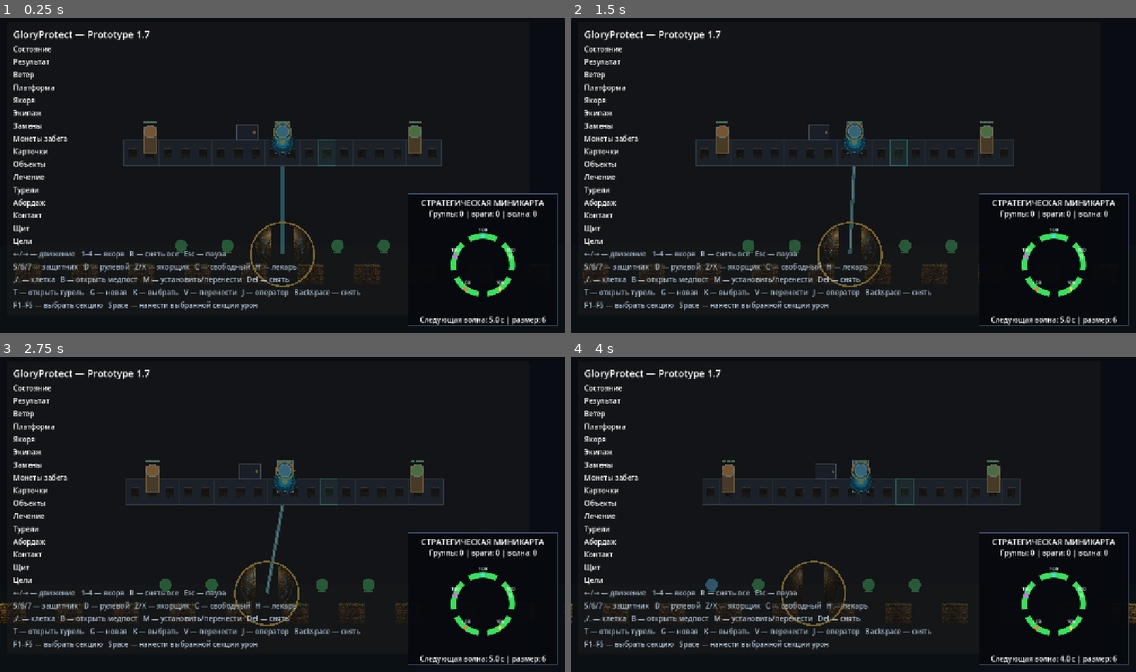
Above: before the commit, frames 1-4 (two rows, left to right).
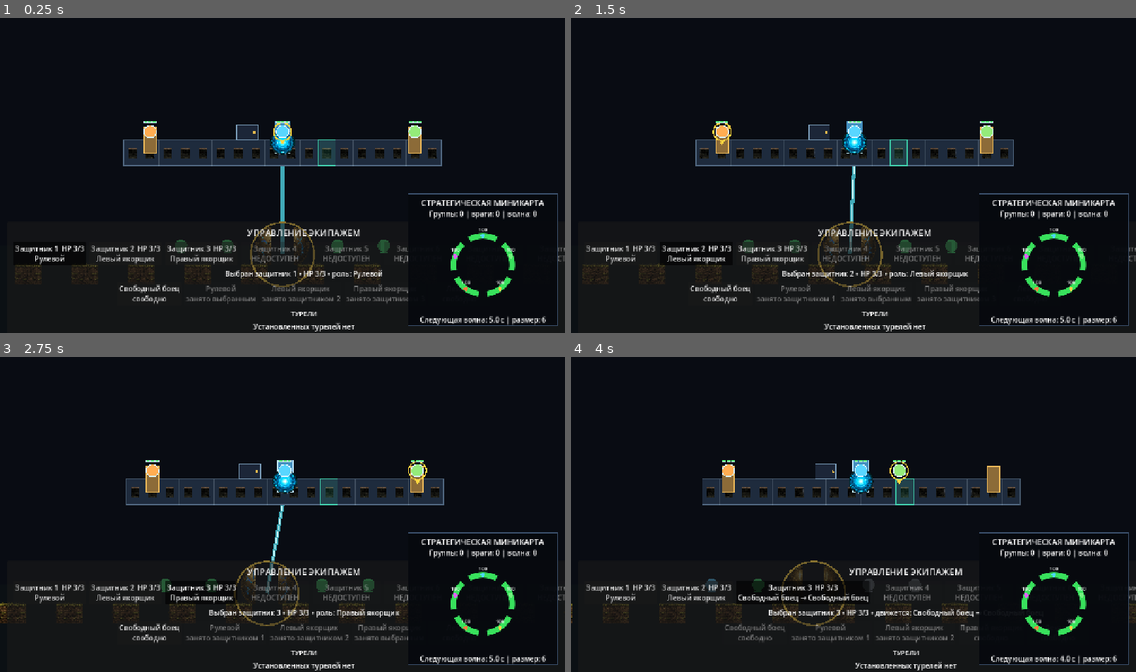
Above: after the commit, the same moments.

Repository: bageus/GloryProtect
Game: Godot game, scene res://scenes/game/game_root_with_flyers.tscn
The game is run twice, just before and just after one commit, with the same random seed, the same clock (stepped at 60 frames per second) and the same inputs.
Inputs (mouse positions are in pixels of both pictures, inside the frame that each line leads up to):
- Up to frame 1 (0.25 s): no input
- Up to frame 2 (1.5 s): click (621, 254) at 0.5 s, where only the run after the commit has a clickable "Защитник 1 HP 3/3 Рулевой"; click (695, 254) at 1.25 s, where only the run after the commit has a clickable "Защитник 2 HP 3/3 Левый якорщ…"
- Up to frame 3 (2.75 s): click (203, 593) at 2 s, where only the run after the commit has a clickable "Защитник 3 HP 3/3 Правый якор…"
- Up to frame 4 (4 s): click (717, 634) at 2.75 s, where only the run after the commit has a clickable "Свободный боец свободно"; tap Enter (ui_accept) at 3.5, 3.77 s; move the mouse to (977, 498) at 3.52 s; hold Right (ui_right) from 3.53 s (still down); tap 1 at 3.6 s; click (977, 498) at 3.67 s

The runs differ from the first frame. In frame 1, 8.4% of the frame differs, in the area x 2-100%, y 3-100%; in frame 2, 8.4%; in frame 3, 8.4%; in frame 4, 8.5%.
Error before the commit: Parse Error: Could not resolve class "UpgradeEffectApplier", because of a parser error. (res://scripts/upgrades/upgrade_system.gd:28)

Commit message:
Fix multiline match patterns in upgrade effect applier

Diff:
--- a/scripts/upgrades/upgrade_effect_applier.gd
+++ b/scripts/upgrades/upgrade_effect_applier.gd
@@ -43,8 +43,7 @@
 			return _replacements != null
 		UpgradeEffectDefinition.EffectType.UNLOCK_ROLE:
 			return _runtime != null
-		UpgradeEffectDefinition.EffectType.DOMAIN_FLAG,
-		UpgradeEffectDefinition.EffectType.DOMAIN_SCALAR:
+		UpgradeEffectDefinition.EffectType.DOMAIN_FLAG, UpgradeEffectDefinition.EffectType.DOMAIN_SCALAR:
 			if _is_turret_effect(effect):
 				return (
 					_turrets != null
@@ -82,8 +81,7 @@
 		UpgradeEffectDefinition.EffectType.UNLOCK_ROLE:
 			_runtime.set_domain_flag(effect.target_id, true)
 			return true
-		UpgradeEffectDefinition.EffectType.DOMAIN_FLAG,
-		UpgradeEffectDefinition.EffectType.DOMAIN_SCALAR:
+		UpgradeEffectDefinition.EffectType.DOMAIN_FLAG, UpgradeEffectDefinition.EffectType.DOMAIN_SCALAR:
 			if _is_turret_effect(effect):
 				return _turrets.apply_upgrade_effect(effect)
 			if _is_melee_effect(effect):
